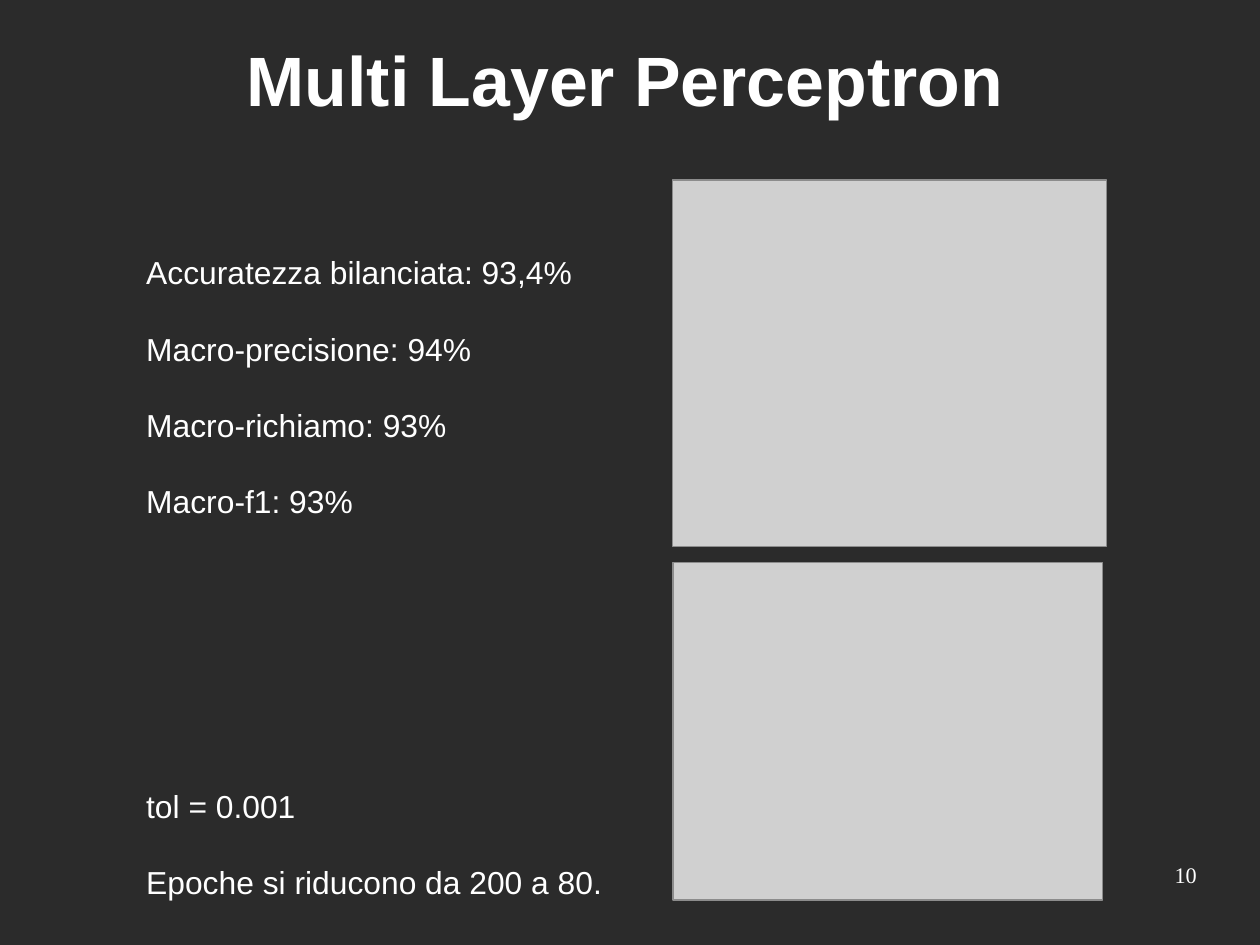
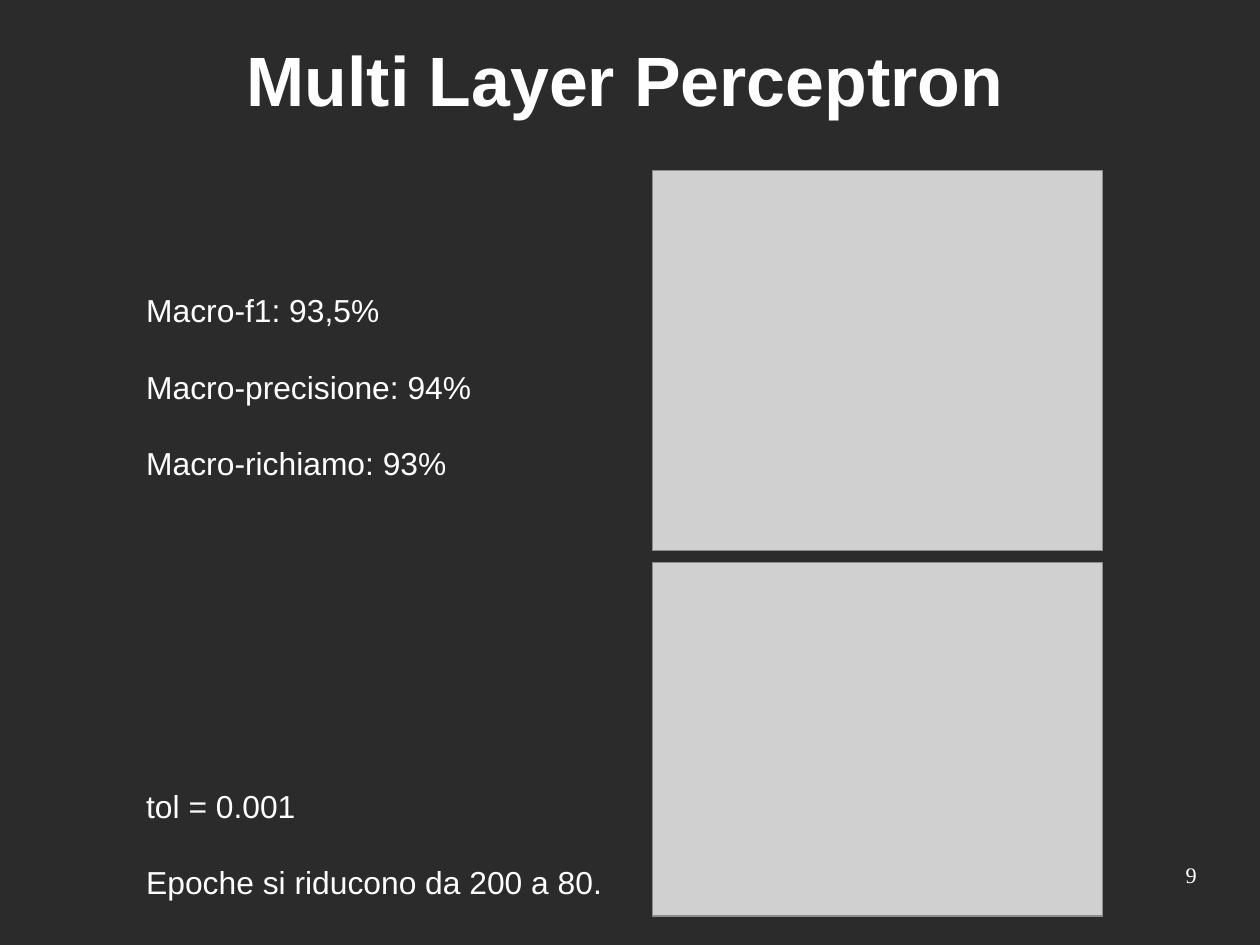
Before and after one commit to mattia010/dry_beans_ML, a slide deck: slide 9 of report/presentation_slides.odp (slide 10 before the commit). Drawn at 1260x945 pixels with LibreOffice and Linux fonts; fonts in the diff are those of the drawing; grey boxes stand for pictures; background and template pictures are left out; a plain dark background stands for a picture behind light text. Boxes give left, top, right and bottom in pixels: in the first picture for what was removed or moved away, otherwise in the second. Text is boxed around its words. In the diff, an @@ line names an element or a change of style, - is before the commit and + after.

```diff
--- a/report/presentation_slides.odp
+++ b/report/presentation_slides.odp
@@ picture: place and size @@
-picture at <box>673,180,1108,545</box>
+picture at <box>653,170,1103,550</box>
@@ text at <box>146,299,379,326</box>: text changed @@
-Accuratezza bilanciata: 93,4%
+Macro-f1: 93,5%
@@ text at <box>146,490,353,514</box>: paragraph removed @@
-Macro-f1: 93%
@@ picture: place and size @@
-picture at <box>673,563,1103,900</box>
+picture at <box>653,563,1103,916</box>
@@ page number at <box>1186,868,1197,883</box>: text changed @@
-10
+9
```
Also in this commit, not shown: 8 other slides changed, 1 slide removed, 9 other files.
